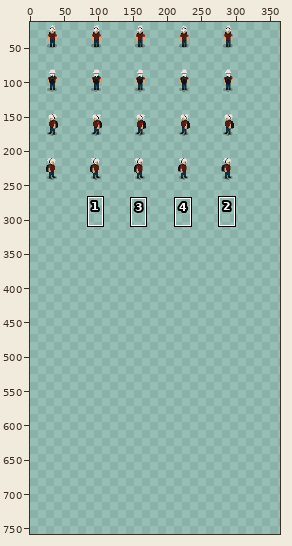
Sprite sheet, stored at src/images/character/player_sheet.png. The picture above shows the old version from afar; the outline marks the close-up.
Close-up. As it was:
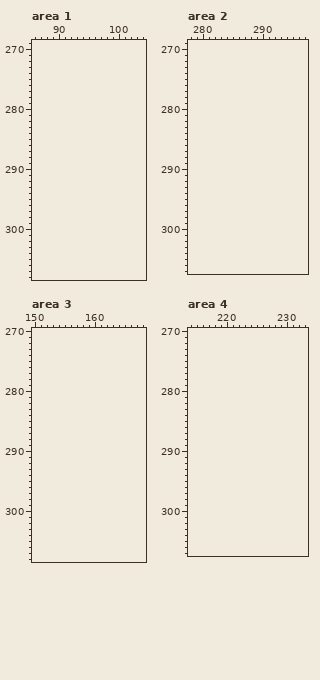
The file is 320x256 pixels. Pixels under 10% opacity are left out. Colours within 5 levels of each other are drawn and written as one. Shown: area 1: x 86..104, y 269..308; area 2: x 278..297, y 269..307; area 3: x 150..168, y 270..308; area 4: x 214..233, y 270..307. The old version is drawn lined up with the new one, on the new canvas. The wide view leaves out empty margins. The commit also changed other parts of the picture, which this record leaves out.
Now the later version:
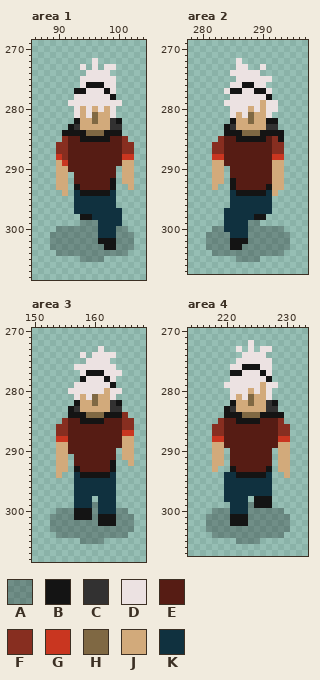
Palette (. is transparent): A #00000040  B #141414  C #323131  D #ece2e2  E #561c14  F #872e20  G #c93620  H #7f6843  J #d2aa7b  K #10313f
The exact change:
canvas 320x256 -> 384x768
Changed rows in their new state; - is an unchanged pixel.
Area 1:
first column x 89:
272 -------D------
273 -----D-D-DD---
274 ------DDDD----
275 -----DDDDDD---
276 -----DBBBDD---
277 ----BBDDDBD---
278 ----DDDDDDB---
279 ---DDDDDDDDD--
280 ----DJDJDJD---
281 ----DJDHJJD---
282 ----BJJHJJCB--
283 ---BCJJJJJCC--
284 --BBBBHHHBBB--
285 --FEEBBBBBEEF-
286 -FFEEEEEEEEEFF
287 -FFEEEEEEEEEFF
288 -GFEEEEEEEEEGG
289 -JGEEEEEEEEEJJ
290 -JJEEEEEEEE-JJ
291 -JJ-EEEEEEE-JJ
292 -JJ-EEEEEEB-JJ
293 -JJ-BEEEEEB--J
294 --J-KBBBBBK---
295 ----KKKKKKK---
296 ----KKKKKKK---
297 ----KKKKKKKK--
298 -----BBKKKKK--
299 -----AAAKKKK--
300 -AAAAAAAKKKAA-
301 AAAAAAAAKKKAAA
302 AAAAAAAABBBAAA
303 AAAAAAAAABBAAA
304 -AAAAAAAAAAAA-
305 -----AAAA-----
Area 2:
first column x 281:
272 -----D--------
273 -----DD--D----
274 ----DDDDD-----
275 -----DDDDDD---
276 ----DDBBDD----
277 ---DBBDDBBD---
278 ----DDDDDDB---
279 ---DDDDDDJDD--
280 ----DDDJDJDD--
281 ----DJDHJJD---
282 ----BJJHJJBB--
283 ---BCJJJJJCC--
284 ---BBBHHHBBBB-
285 --FEEBBBBBEFB-
286 -FFEEEEEEEEFF-
287 -FFEEEEEEEEFF-
288 -GGEEEEEEEEGG-
289 -JJEEEEEEEEJJ-
290 -JJ-EEEEEEEJJ-
291 -JJ-EEEEEEEJJ-
292 -JJ-BEEEEEEJJ-
293 -J--BEEEEEBJJ-
294 ----KBBBBBKJ--
295 ----KKKKKKK---
296 ----KKKKKKK---
297 ---KKKKKKKK---
298 ---KKKKKBB----
299 ---KKKKAA-----
300 -AAKKKKAAAAAA-
301 AAAAKKKAAAAAAA
302 AAAABBBAAAAAAA
303 AAAABBAAAAAAAA
304 -AAAAAAAAAAAA-
305 -----AAAA-----
Area 3:
first column x 153:
273 --------D-----
274 -----D-DDDD---
275 ------DDDD----
276 ----DDDDDDD---
277 -----DBBBDDD--
278 -----BDDDBD---
279 ----DDDDDDB---
280 ---DDDDDDJDD--
281 ----DJDHJJD---
282 ----BJJHJJCB--
283 ---BCJJJJJCC--
284 ---BBBHHHBBBF-
285 --FEEBBBBEEEFF
286 -FFEEEEEEEEEFF
287 -FFEEEEEEEEEGG
288 -GGEEEEEEEEEJJ
289 -JJEEEEEEEEEJJ
290 -JJEEEEEEEE-JJ
291 -JJ-EEEEEEE-JJ
292 -JJ-EEEEEEB--J
293 -JJ-BEEEEEB---
294 -J--KBBBBBK---
295 ----KKKKKKK---
296 ----KKKKKKK---
297 ----KKKKKKK---
298 ----KKK-KKK---
299 ----KKKAKKK---
300 -AAABBBAKKKAA-
301 AAAABBBABBBAAA
302 AAAAAAAABBBAAA
303 AAAAAAAAAAAAAA
304 -AAAAAAAAAAAA-
305 -----AAAA-----
Area 4:
first column x 217:
272 -------D------
273 -----D-D-DD---
274 ------DDDD----
275 -----DDDDDD---
276 ----DDBBBDD---
277 ----BBDDDBD---
278 ----DDDDDDB---
279 ---DDDDDDJDD--
280 ----DDDJDJD---
281 ----DJDHJJD---
282 ----BJJHJJCB--
283 ---BCJJJJJCC--
284 ---BBBHHHBBBB-
285 --FEEBBBBEEEF-
286 -FFEEEEEEEEEFF
287 -FFEEEEEEEEEFF
288 -GGEEEEEEEEEGG
289 -JJEEEEEEEEEJJ
290 -JJ-EEEEEEE-JJ
291 -JJ-EEEEEEE-JJ
292 -JJ-EEEEEEE-JJ
293 -J--BEEEEEB-JJ
294 ---KKBBBBBK--J
295 ---KKKKKKKK---
296 ---KKKKKKKK---
297 ---KKKKKKKK---
298 ---KKKK-BBB---
299 ----KKKABBB---
300 -AAAKKKAAAAAA-
301 AAAABBBAAAAAAA
302 AAAABBBAAAAAAA
303 AAAAAAAAAAAAAA
304 -AAAAAAAAAAAA-
305 -----AAAA-----
